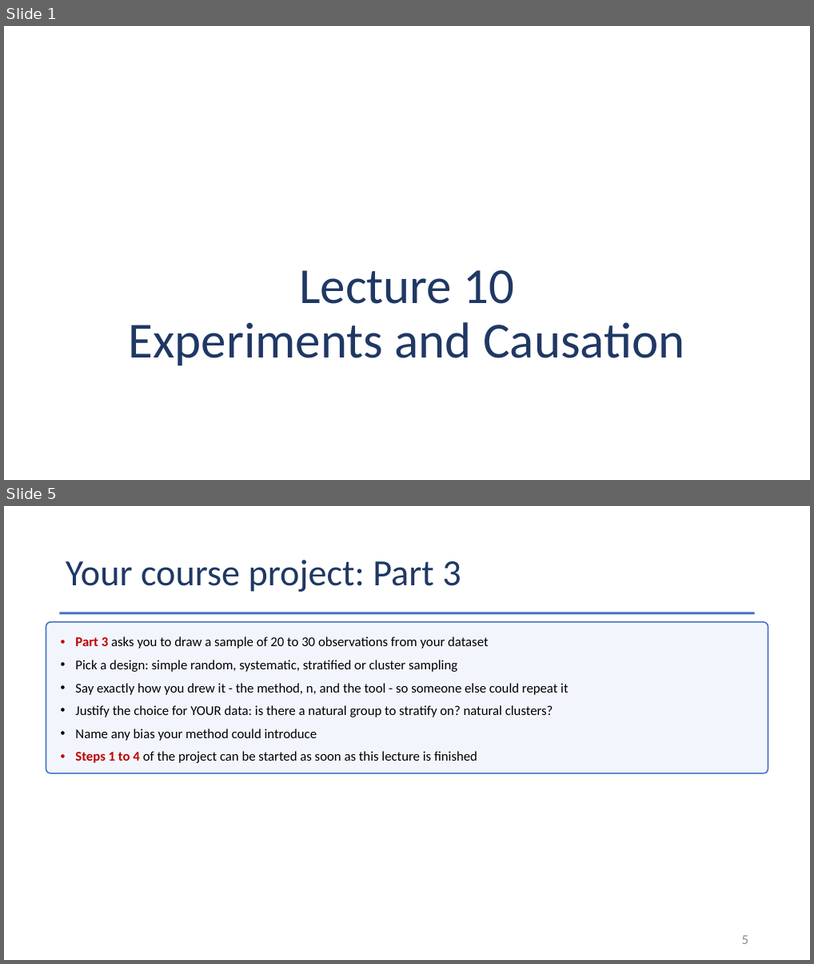
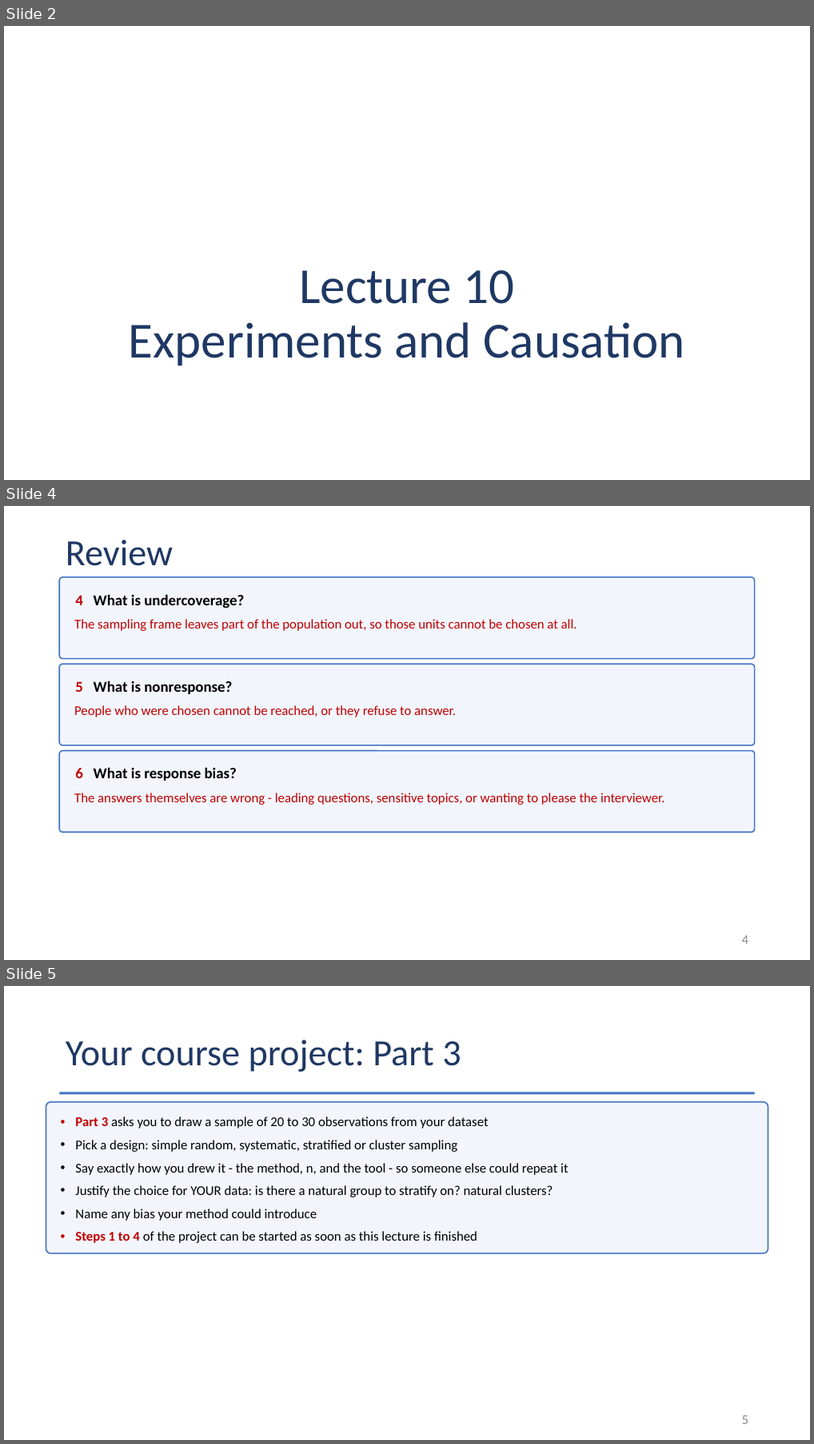
Before and after one commit to Jarred6068/Kvamme_UI_STAT251, a slide deck: docs/lecture_slides/Week 5/Week5_Lecture10_Slides_9_23_2026.pptx. Shown one above the other, each under a label of ours: slides 1 and 5 before the commit, slides 2, 4 and 5 after it; the slides between them are not shown. The pictures are 814x964 and 814x1444 pixels, drawn with LibreOffice and Linux fonts; fonts in the diff are those of the drawing. Boxes give left, top, right and bottom in pixels: in the first picture for what was removed or moved away, otherwise in the second. Text is boxed around its words. In the diff, an @@ line names an element or a change of style, - is before the commit and + after.

Commit message:
Refresh course materials and exam resources
This update refreshes the course schedule, lecture slides, lecture menus, syllabus, and related PDFs; adds the Exam 1 score histogram asset; and revises the data page plus the Week 4/5 learning materials. It also includes updated exam review documents and study guide content for the current term.

```diff
--- a/docs/lecture_slides/Week 5/Week5_Lecture10_Slides_9_23_2026.pptx
+++ b/docs/lecture_slides/Week 5/Week5_Lecture10_Slides_9_23_2026.pptx
@@ slide 4 added at (4, 506, 810, 960), background #FFFFFF @@
@@ title added at (66, 540, 173, 566), 44 pt, text #1F3864 @@
+Review
@@ rounded rectangle added at (60, 577, 755, 659), fill #F2F6FC, outline #4472C4 1.5 pt, 18 pt, text #000000, bold @@
+4 What is undercoverage?
@@ text added at (74, 619, 578, 631), 16 pt, text #C00000 @@
+The sampling frame leaves part of the population out, so those units cannot be chosen at all.
@@ rounded rectangle added at (60, 664, 755, 745), fill #F2F6FC, outline #4472C4 1.5 pt, 18 pt, text #000000, bold @@
+5 What is nonresponse?
@@ text added at (74, 705, 456, 717), 16 pt, text #C00000 @@
+People who were chosen cannot be reached, or they refuse to answer.
@@ rounded rectangle added at (60, 751, 755, 832), fill #F2F6FC, outline #4472C4 1.5 pt, 18 pt, text #000000, bold @@
+6 What is response bias?
@@ text added at (74, 792, 665, 804), 16 pt, text #C00000 @@
+The answers themselves are wrong - leading questions, sensitive topics, or wanting to please the interviewer.
@@ page number added at (742, 935, 749, 944), 16 pt, text #8C8C8C @@
+4
@@ what was slide 1 is now slide 2 @@
```
Also in this commit, not shown: 4 slides changed, 2 other slides added, 4 slides removed, 28 other files.
